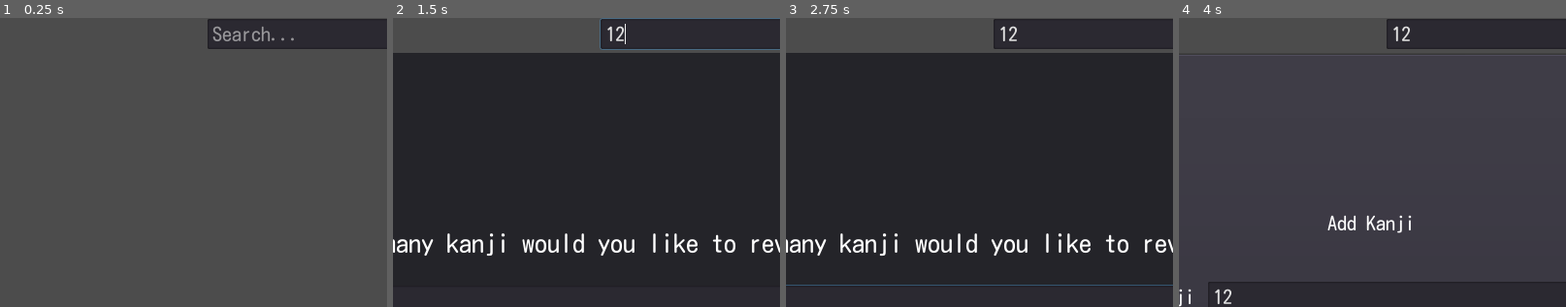
Above: before the commit, frames 1-4 (left to right).
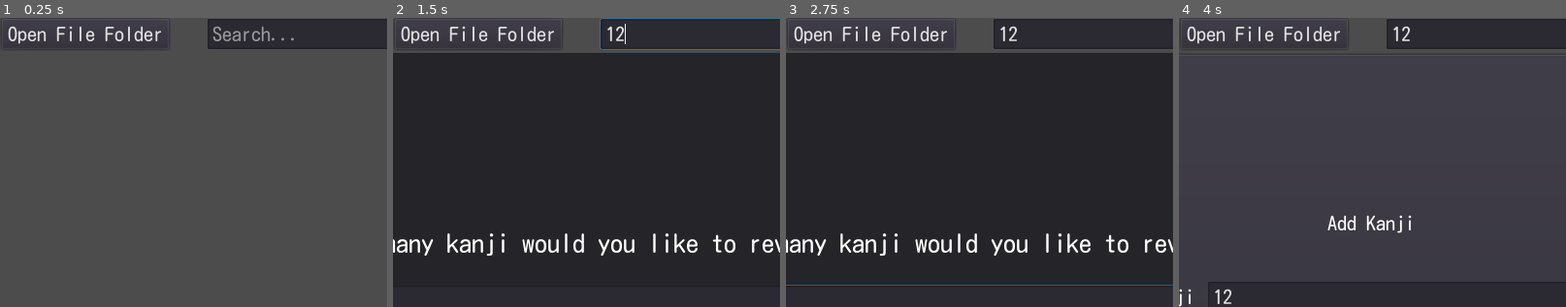
Above: after the commit, the same moments.

Repository: krasi070/know-your-kanji
Game: Godot game, scene res://Main.tscn
The game is run twice, just before and just after one commit, with the same random seed, the same clock (stepped at 60 frames per second) and the same inputs.
Inputs (mouse positions are % of the whole screen's width and height, from its top left):
- Up to frame 1 (0.25 s): no input
- Up to frame 2 (1.5 s): click (65, 4) at 0.52 s; type "12" at 0.6 s; click "Review" at 1.25 s
- Up to frame 3 (2.75 s): click (50, 51) at 2.02 s; type "12" at 2.1 s
- Up to frame 4 (4 s): click "Add Kanji" at 2.75 s; click (54, 49) at 3.52 s; type "12" at 3.6 s; click (56, 63) at 3.75 s; type "12" at 3.83 s
The pictures show only the part of the screen within x 25-75%, y 1-51%; the shares and areas given below are measured in that part.

The runs differ from the first frame. In frame 1, 0.7% of the frame differs, in the area x 2-42%, y 2-11%; in frame 2, 0.7%; in frame 3, 0.7%; in frame 4, 0.7%.

Commit message:
Add open file folder functionality

Diff:
--- a/Main.tscn
+++ b/Main.tscn
@@ -51,6 +51,15 @@
 custom_fonts/font = SubResource( 1 )
 text = "Add Kanji"
 
+[node name="OpenFile" type="Button" parent="VBoxContainer/MenuContainer/LeftContainer"]
+margin_left = 194.0
+margin_right = 366.0
+margin_bottom = 31.0
+focus_mode = 0
+custom_fonts/font = SubResource( 1 )
+enabled_focus_mode = 0
+text = "Open File Folder"
+
 [node name="RightContainer" type="HBoxContainer" parent="VBoxContainer/MenuContainer"]
 margin_left = 406.0
 margin_right = 780.0
--- a/scripts/windows/Window.gd
+++ b/scripts/windows/Window.gd
@@ -1,4 +1,6 @@
 extends MarginContainer
+
+const PATH_TO_OPEN := "user://"
 
 var curr_window : String
 var add_kanji_scene : PackedScene
@@ -8,6 +10,7 @@
 onready var review_button := $"../MenuContainer/LeftContainer/Review"
 onready var add_kanji_button := $"../MenuContainer/LeftContainer/AddKanji"
 onready var search_button := $"../MenuContainer/RightContainer/SearchButton"
+onready var open_file_button := $"../MenuContainer/LeftContainer/OpenFile"
 onready var search_bar := $"../MenuContainer/RightContainer/SearchBar"
 
 
@@ -15,34 +18,41 @@
 	# Review window set-up
 	review_scene = preload("res://scenes/ReviewWindow.tscn")
 	review_button.connect(
-			"button_up", self, "open_window", [review_scene, "Review"])
+			"button_up", self, "_open_window", [review_scene, "Review"])
 	# Add kanji window set-up
 	add_kanji_scene = preload("res://scenes/AddKanjiWindow.tscn")
 	add_kanji_button.connect(
-			"button_up", self, "open_window", [add_kanji_scene, "Add Kanji"])
+			"button_up", self, "_open_window", [add_kanji_scene, "Add Kanji"])
 	# Search window set-up
 	search_scene = preload("res://scenes/SearchWindow.tscn")
-	search_button.connect("button_up", self, "open_search_window")
+	search_button.connect("button_up", self, "_open_search_window")
+	# Open file set-up
+	open_file_button.connect("button_up", self, "_open_file")
 
 
-func open_window(scene: PackedScene, window_name: String) -> void:
+func _open_window(scene: PackedScene, window_name: String) -> void:
 	# Only open new window if it is differen from the currently open one
 	if curr_window != window_name:
-		free_children()
+		_free_children()
 		var instance := scene.instance()
 		add_child(instance)
 		curr_window = window_name
 
 
-func open_search_window() -> void:
-	free_children()
+func _open_search_window() -> void:
+	_free_children()
 	var instance := search_scene.instance()
 	add_child(instance)
 	curr_window = "Search"
 	instance.search(search_bar.text)
 
 
-func free_children() -> void:
+func _open_file() -> void:
+	var globalized_path := ProjectSettings.globalize_path(PATH_TO_OPEN)
+	OS.shell_open(globalized_path)
+
+
+func _free_children() -> void:
 	var children = get_children()
 	for i in range(children.size()):
 		children[i].queue_free()
